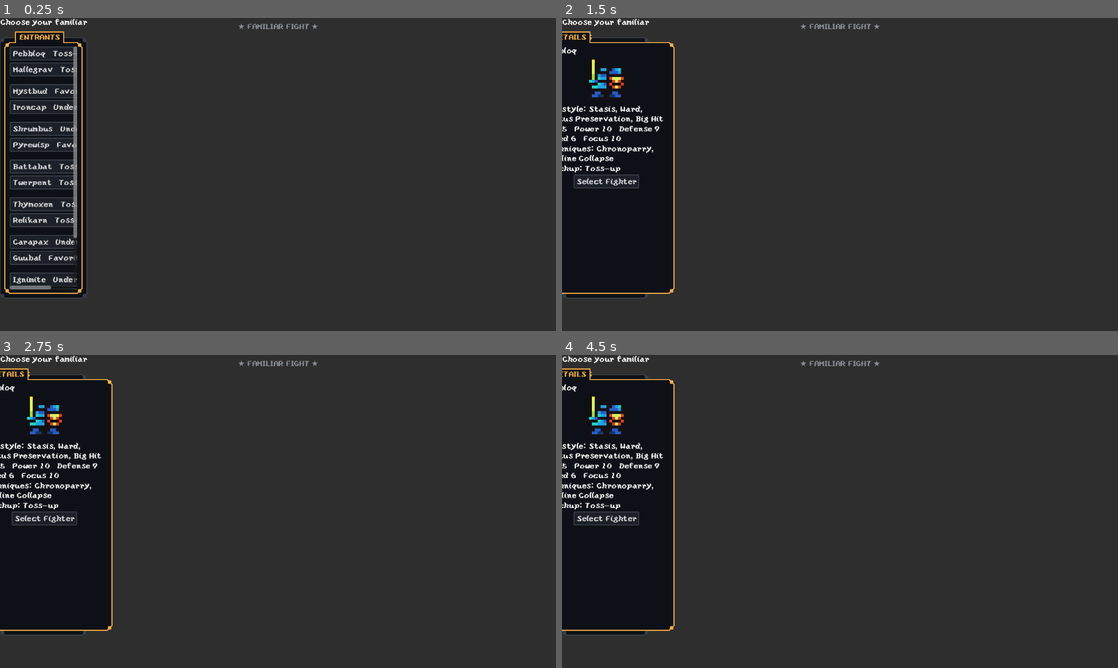
Above: before the commit, frames 1-4 (two rows, left to right).
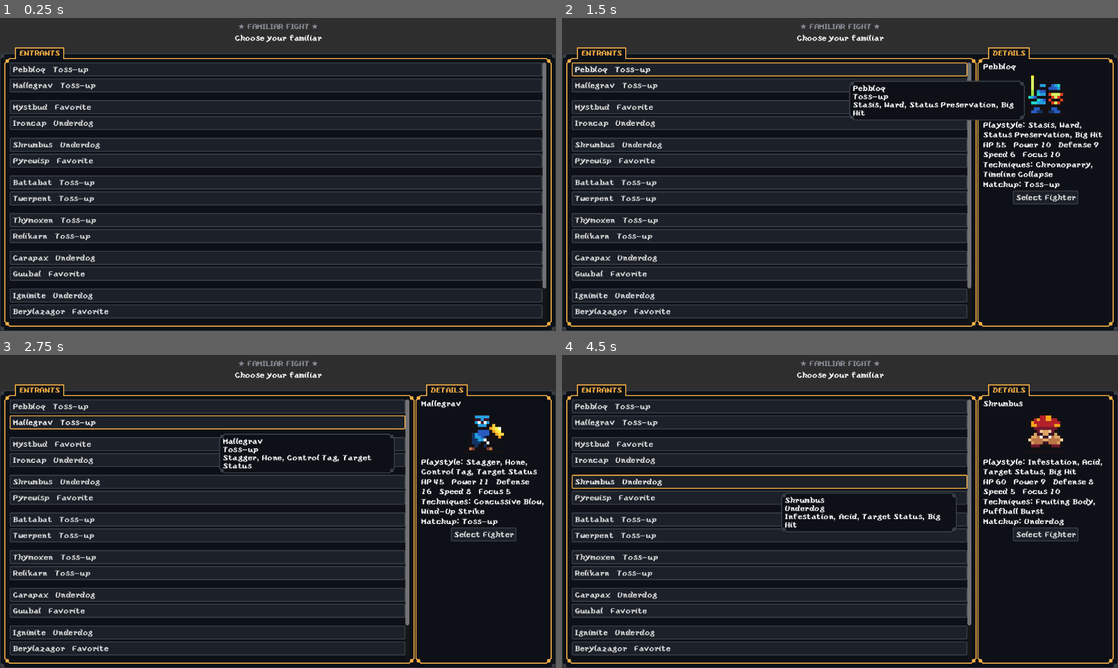
Above: after the commit, the same moments.

Repository: almazancameron/polygonal-pugilists
Game: Godot game, scene res://scenes/battle.tscn
The game is run twice, just before and just after one commit, with the same random seed, the same clock (stepped at 60 frames per second) and the same inputs.
Inputs:
- Up to frame 1 (0.25 s): no input
- Up to frame 2 (1.5 s): click "Pebbloq Toss-up" at 0.5 s; click "Pebbloq Toss-up" at 1.25 s
- Up to frame 3 (2.75 s): click "Mallegrav Toss-up" at 2 s
- Up to frame 4 (4.5 s): click "Mystbud Favorite" at 2.75 s; click "Ironcap Underdog" at 3.5 s; click "Shrumbus Underdog" at 4.25 s

The runs differ from the first frame. In frame 1, 33% of the frame differs, in the area x 0-100%, y 0-100%; in frame 2, 49%; in frame 3, 49%; in frame 4, 50%.

Commit message:
feat: big Skip card on the sacrifice screen, in the same row as the choices
Sits alongside the two "give up a passive" cards rather than being a
small footer button, so skipping the trade reads as an equally-weighted
third option instead of an afterthought. Fires immediately on click
(its own pressed signal, not part of the sacrifice ButtonGroup's
toggle-then-confirm selection) -- same behavior the footer Skip button
already had, which is now hidden during this step since the big card
replaces it rather than duplicating it.

Co-Authored-By: Claude Sonnet 5 <noreply@anthropic.com>

Diff:
--- a/scenes/battle.tscn
+++ b/scenes/battle.tscn
@@ -307,6 +307,7 @@
 layout_mode = 1
 
 [node name="GameOverPanel" parent="." unique_id=1048520037 instance=ExtResource("90_gopanel")]
+visible = false
 layout_mode = 1
 
 [node name="TitleBanner" type="Label" parent="." unique_id=773084411]
@@ -414,6 +415,7 @@
 layout_mode = 1
 
 [node name="StatUpgradePanel" parent="." unique_id=138008774 instance=ExtResource("92_supanel")]
+visible = false
 layout_mode = 1
 
 [node name="RewardSelectPanel" parent="." unique_id=1322811496 instance=ExtResource("94_rspanel")]
@@ -426,4 +428,12 @@
 
 [node name="BracketScreen" parent="." unique_id=511430675 instance=ExtResource("93_bracket")]
 visible = false
-layout_mode = 0
+layout_mode = 1
+anchors_preset = 15
+anchor_bottom = 1.0
+offset_left = 0.0
+offset_top = 33.0
+offset_right = 0.0
+offset_bottom = 0.0
+grow_horizontal = 2
+grow_vertical = 2
--- a/scenes/battle_panels/reward_select_panel.tscn
+++ b/scenes/battle_panels/reward_select_panel.tscn
@@ -1,6 +1,6 @@
-[gd_scene load_steps=3 format=3]
-
-[ext_resource type="Script" path="res://scripts/battle_panels/reward_select_panel.gd" id="1_rspanel"]
+[gd_scene format=3 uid="uid://bbal7cj524poc"]
+
+[ext_resource type="Script" uid="uid://dqgfiqhsdku4b" path="res://scripts/battle_panels/reward_select_panel.gd" id="1_rspanel"]
 [ext_resource type="Script" uid="uid://cvo873bi5qd0q" path="res://scripts/ui/framed_panel.gd" id="2_framed"]
 
 [node name="RewardSelectPanel" type="Control" unique_id=1322811496]
@@ -227,7 +227,7 @@
 
 [node name="ChooseRewardLabel" type="Label" parent="Content" unique_id=1256237482]
 layout_mode = 2
-theme_override_colors/font_color = Color(0.91, 0.329, 0.18, 1)
+theme_override_colors/font_color = Color(0.9098039, 0.32941177, 0.18039216, 1)
 theme_override_font_sizes/font_size = 20
 text = "CHOOSE YOUR REWARD"
 horizontal_alignment = 1
--- a/scripts/battle_panels/reward_select_panel.gd
+++ b/scripts/battle_panels/reward_select_panel.gd
@@ -267,7 +267,10 @@
 
 	_populate_sacrifice_cards()
 
-	skip_button.visible = true
+	# The big Skip card in the row above now carries this same action,
+	# more prominently -- keeping the small footer button too would just
+	# be a confusing second way to do the identical thing.
+	skip_button.visible = false
 	visible = true
 
 
@@ -275,6 +278,10 @@
 ## ButtonGroup (kept separate from the reward-cards screen's -- see
 ## _selected_sacrifice_passive's own declaration for why). See
 ## GiveUpPassiveOption's docstring for why these carry no real apply().
+## A third card, Skip, always sits at the end of the row -- not part of
+## that ButtonGroup (it fires immediately on click, like the reward-cards
+## screen's own Skip button, not a toggle-then-confirm choice), so
+## sacrifice is visibly just as valid an option as either passive.
 func _populate_sacrifice_cards() -> void:
 	for child in sacrifice_card_row.get_children():
 		child.queue_free()
@@ -289,6 +296,11 @@
 		card.button_group = _sacrifice_card_group
 		card.setup(option, _tooltip_layer)
 		card.toggled.connect(_on_sacrifice_card_toggled.bind(passive))
+
+	var skip_card: RewardCard = REWARD_CARD_SCENE.instantiate()
+	sacrifice_card_row.add_child(skip_card)
+	skip_card.setup(SkipSacrificeOption.new(), _tooltip_layer)
+	skip_card.pressed.connect(func() -> void: skip_requested.emit())
 
 
 func _on_sacrifice_card_toggled(pressed: bool, passive: PassiveEffect) -> void:
--- /dev/null
+++ b/scripts/upgrade/skip_sacrifice_option.gd
@@ -0,0 +1,19 @@
+class_name SkipSacrificeOption
+extends UpgradeOption
+
+## Display-only wrapper for the sacrifice screen's third card, sitting in
+## the same row as the two "give up a passive" choices so skipping reads
+## as an equally-weighted option instead of an afterthought tucked into
+## the footer -- the whole reason this card exists at all (see
+## RewardSelectPanel._populate_sacrifice_cards()). Fires immediately on
+## click (that card's own pressed signal, not toggled), so -- like
+## GiveUpPassiveOption -- apply() is never called here; skipping the
+## trade already has its own handler on battle_controller.gd
+## (_on_skip_pressed(), 2 stat points) that this just triggers via
+## RewardSelectPanel's existing skip_requested signal.
+
+func _init() -> void:
+	label = "Skip"
+
+func describe() -> String:
+	return "Keep both passives. Gain +2 stat points instead."
Not shown, added: scripts/upgrade/skip_sacrifice_option.gd.uid
